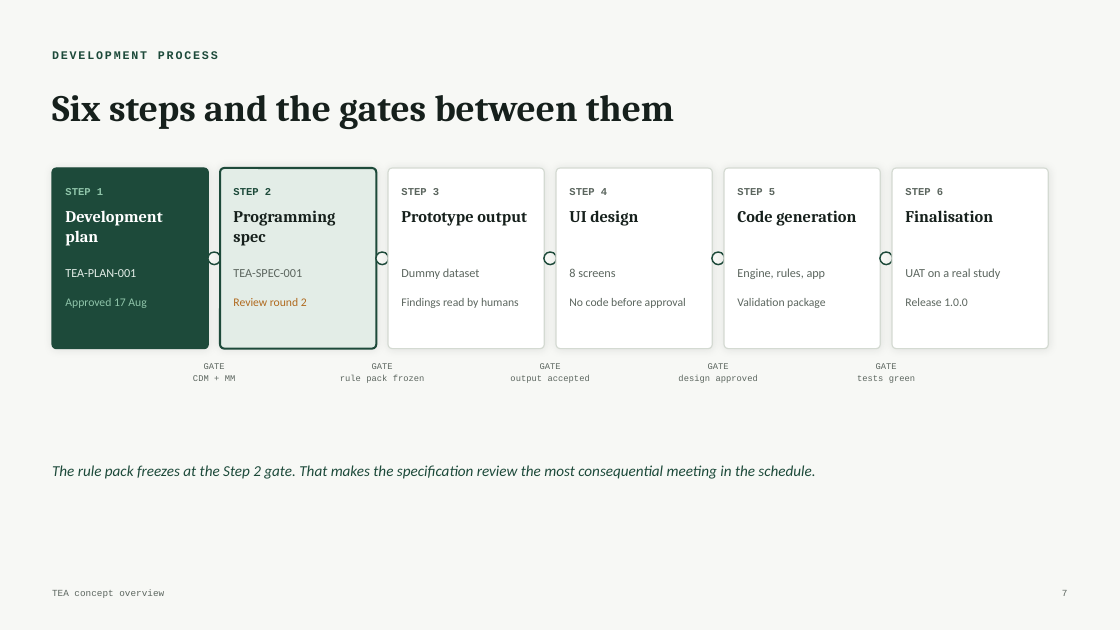
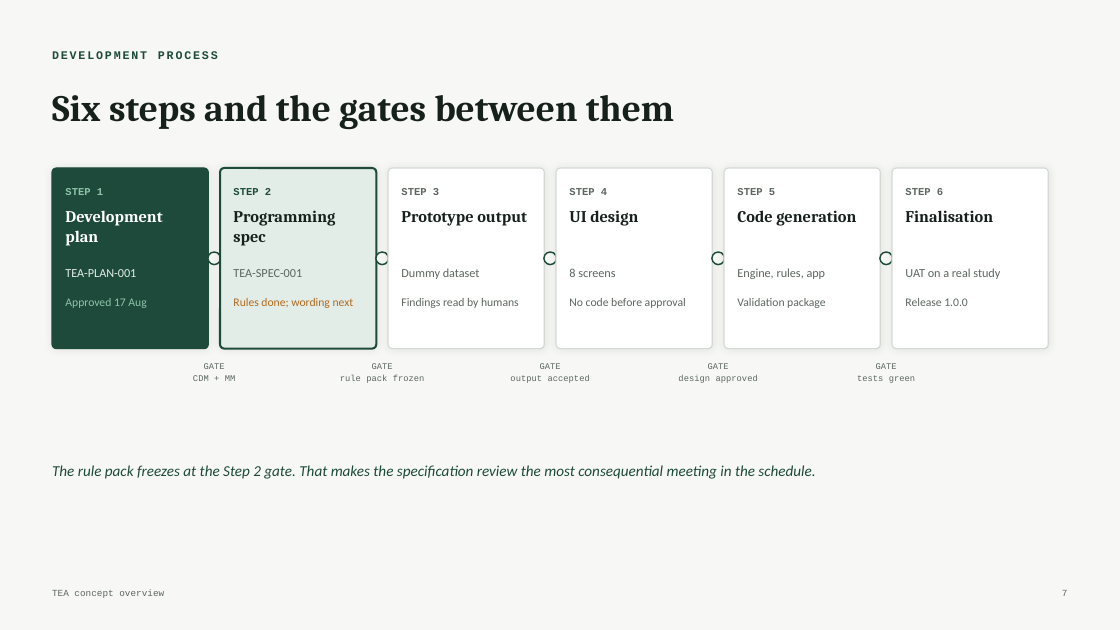
Before and after one commit to Dan5050-now/project1, a slide deck: slide 7 of docs/concept/TEA-concept-overview.pptx. Drawn at 1120x630 pixels with LibreOffice and Linux fonts; fonts in the diff are those of the drawing. Boxes give left, top, right and bottom in pixels: in the first picture for what was removed or moved away, otherwise in the second. Text is boxed around its words. In the diff, an @@ line names an element or a change of style, - is before the commit and + after.

```diff
--- a/docs/concept/TEA-concept-overview.pptx
+++ b/docs/concept/TEA-concept-overview.pptx
@@ text at [233,298,354,308]: text changed @@
-Review round 2
+Rules done; wording next
```
Also in this commit, not shown: 2 other slides changed, 9 other files.
